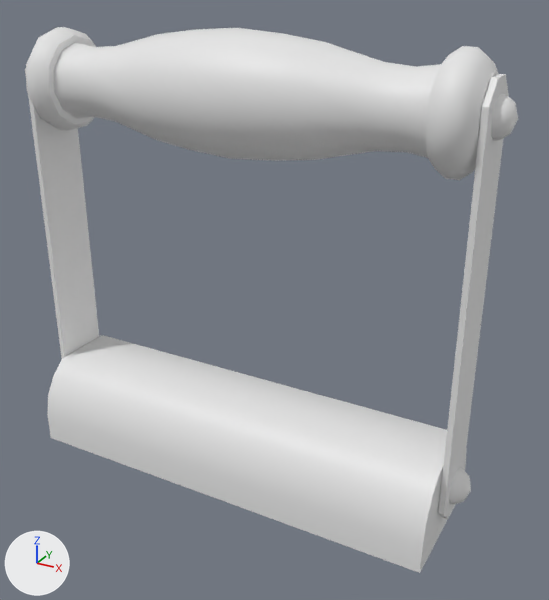
One commit to the FBX model CrowUnitySouces/Assets/Models/SM_Dash_Button_Handle.FBX: the scene before it, then after it.
One viewpoint serves both versions: a 50 mm lens placed at (1.78, -2.92, 2.46), pointed at (-0.02, 0.37, 0.81). The lights are fixed; the arrows at lower left show +X, +Y and +Z. Where no turn or scale is listed for an object, it has been applied to the vertices.

Before the edit, the objects in view are built like this:
```python
me_mesh = bpy.data.meshes.new('Mesh')
me_mesh.from_pydata(...)  # 100 vertices, 166 faces; spans x -1.2..1.2, y -0.33..0.33, z 0.0..0.43
me_mesh_001 = bpy.data.meshes.new('Mesh.001')
me_mesh_001.from_pydata(...)  # 347 vertices, 626 faces; spans x -1.14..1.26, y -0.27..0.27, z -0.15..1.96
ob_base = bpy.data.objects.new('Base', me_mesh)
ob_base.location = (0.0, 0.0, 0.0)
ob_handle = bpy.data.objects.new('Handle', me_mesh_001)
ob_handle.location = (-0.057, 0.004, 0.258)
```
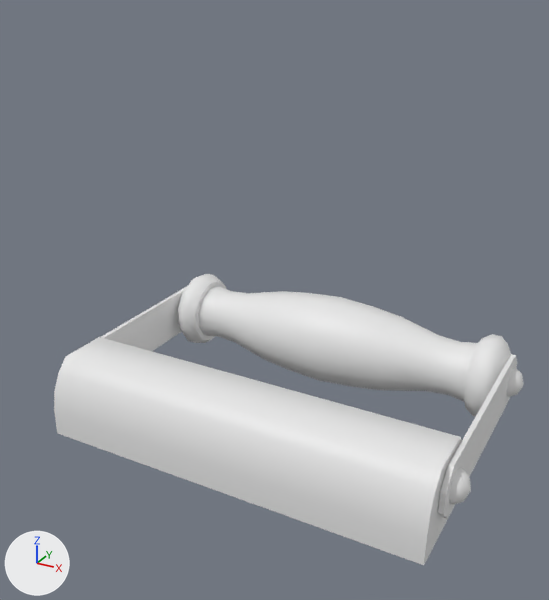
The change, as a list of edits to the scene's bpy script:
```text
Change me_mesh_001:
    used by ob_handle; location = (-0.057, 0.004, 0.258)
    remove me_mesh_001.from_pydata(...)  # 347 vertices, 626 faces; spans x -1.14..1.26, y -0.27..0.27, z -0.15..1.96
    add me_mesh_001.from_pydata(...)  # 347 vertices, 626 faces; spans x -1.14..1.26, y -0.15..1.37, z -0.27..0.27
    me_mesh_001 part 2: the loose piece of 57 vertices spanning x -1.04..-0.86, y -0.24..0.24, z 1.44..1.93 is turned -90 degrees about the x axis through its middle, then moved by (0.0, 1.1, -1.69)
    me_mesh_001 part 3: the loose piece of 57 vertices spanning x 0.98..1.15, y -0.24..0.24, z 1.44..1.93 is turned -90 degrees about the x axis through its middle, then moved by (0.0, 1.1, -1.69)
    me_mesh_001 part 4: the loose piece of 40 vertices spanning x 1.14..1.26, y -0.09..0.09, z 1.59..1.77 is turned -90 degrees about the x axis through its middle, then moved by (0.0, 1.1, -1.68)
    me_mesh_001 part 5: the loose piece of 121 vertices spanning x -0.89..1.0, y -0.27..0.27, z 1.41..1.96 is turned -90 degrees about the x axis through its middle, then moved by (0.0, 1.1, -1.69)
    me_mesh_001 part 6: 16 of 347 vertices moved; they spanned x -1.07..-1.04, y -0.15..0.15, z -0.15..1.83 and now span x -1.07..-1.04, y -0.15..1.24, z -0.15..0.15; mean shift (0.0, 0.55, -0.84); largest move (-1.07, 0.06, 1.83) -> (-1.07, 1.24, -0.06)
    me_mesh_001 part 7: 16 of 347 vertices moved; they spanned x 1.16..1.18, y -0.15..0.15, z -0.15..1.83 and now span x 1.16..1.18, y -0.15..1.24, z -0.15..0.15; mean shift (0.0, 0.55, -0.84); largest move (1.18, 0.06, 1.83) -> (1.18, 1.24, -0.06)
Change me_mesh:
    where me_mesh.from_pydata(...)  # 100 vertices, 166 faces; spans x -1.2..1.2, y -0.33..0.33, z 0.0..0.43
    used by ob_base; location = (0.0, 0.0, 0.0)
    me_mesh part 1: the loose piece of 20 vertices spanning x -1.09..1.09, y -0.33..0.33, z 0.0..0.43 is scaled about its middle by (1, 0.84, 1)
```

Location of each change, [x1, y1, x2, y2] in pixels of the pictures (549 x 600 px; the box of a moved part takes in the faces that stretch with it):
'Handle', reshaped: before [25, 27, 518, 519]; after [101, 274, 524, 519]
'Base', reshaped: before [47, 335, 471, 573]; after [54, 337, 471, 565]
part 1 of me_mesh, moved or reshaped: before [47, 335, 467, 573]; after [54, 337, 462, 565]
part 2 of me_mesh_001, moved or reshaped: before [26, 27, 96, 131]; after [178, 274, 226, 343]
part 3 of me_mesh_001, moved or reshaped: before [425, 46, 499, 180]; after [464, 334, 511, 416]
part 4 of me_mesh_001, moved or reshaped: before [491, 93, 518, 140]; after [506, 368, 524, 397]
part 5 of me_mesh_001, moved or reshaped: before [54, 28, 441, 160]; after [198, 286, 477, 402]
part 6 of me_mesh_001, moved or reshaped: before [25, 68, 99, 358]; after [101, 286, 187, 351]
part 7 of me_mesh_001, moved or reshaped: before [438, 74, 509, 519]; after [438, 354, 517, 519]
